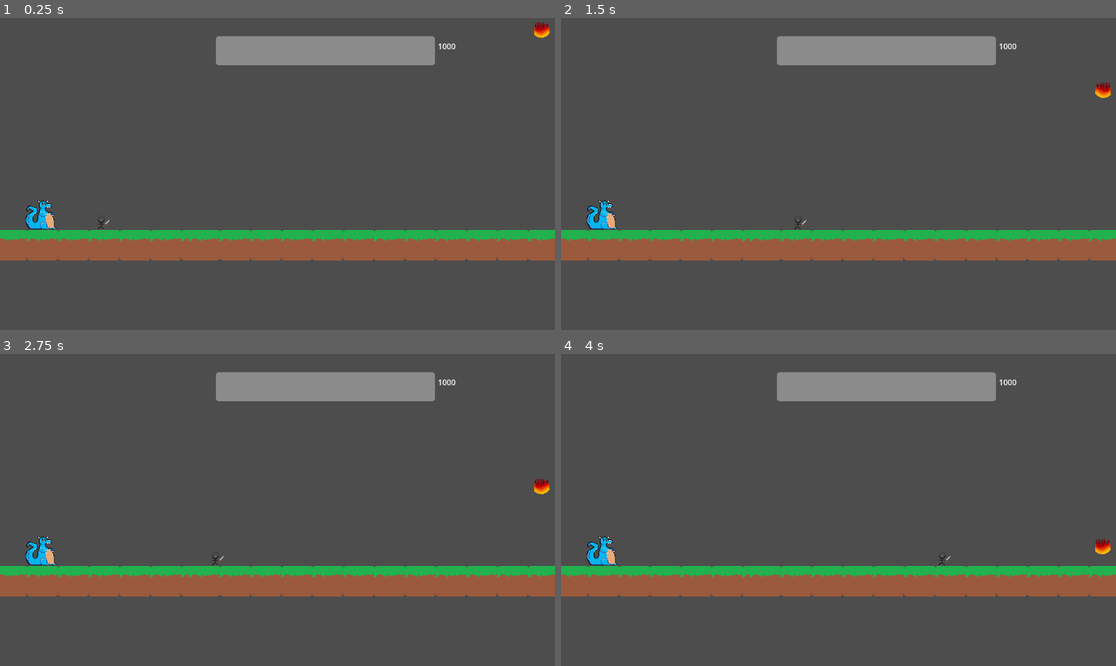
Above: before the commit, frames 1-4 (two rows, left to right).
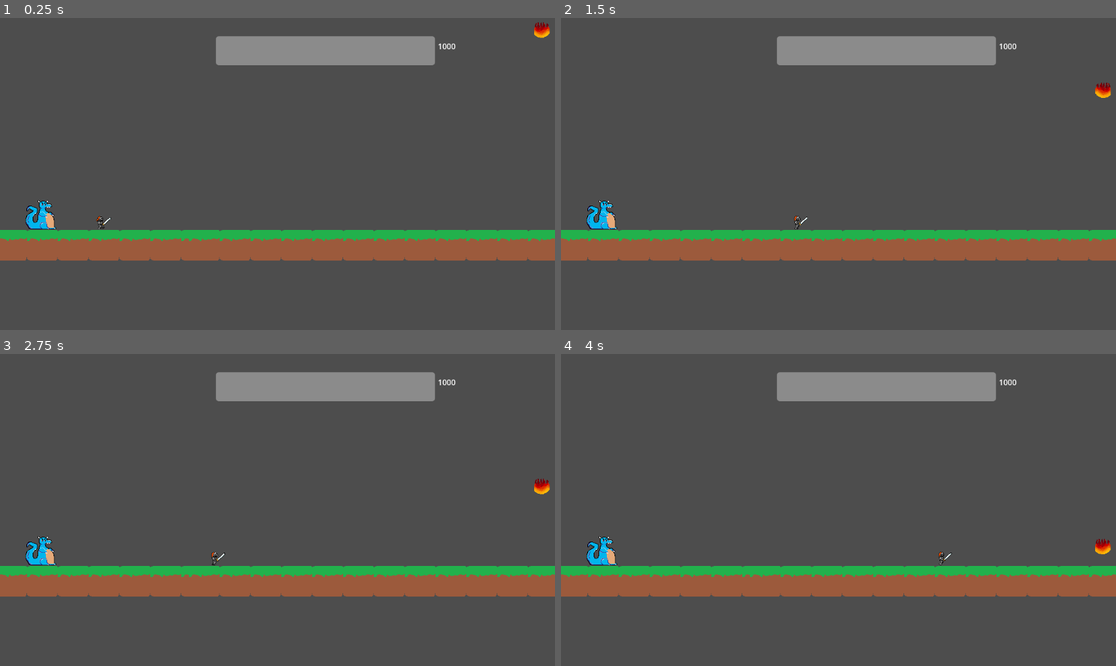
Above: after the commit, the same moments.

Repository: pbagnoud/trijam311
Game: Godot game, scene res://scene/main.tscn
The game is run twice, just before and just after one commit, with the same random seed, the same clock (stepped at 60 frames per second) and the same inputs. This scene is started directly instead of the project's main scene.
Inputs:
- Up to frame 1 (0.25 s): no input
- Up to frame 2 (1.5 s): tap Enter (ui_accept) at 0.5, 0.77 s; hold Right (ui_right) from 0.53 s (still down)
- Up to frame 3 (2.75 s): tap Enter (ui_accept) at 1.52 s; release Right (ui_right) at 2.03 s; hold Left (ui_left) from 2.03 s (still down)
- Up to frame 4 (4 s): release Left (ui_left) at 2.78 s; hold Right (ui_right) from 2.78 s (still down); tap Enter (ui_accept) at 3.02, 3.77 s

The runs differ from the first frame. In frame 1, less than 0.1% of the frame differs, in the area x 17-99%, y 2-68%; in frame 2, less than 0.1%; in frame 3, less than 0.1%, in the area x 38-99%, y 41-68%; in frame 4, less than 0.1%.

Commit message:
Character walk

Diff:
--- a/trijam311/project.godot
+++ b/trijam311/project.godot
@@ -32,3 +32,7 @@
 "events": [Object(InputEventKey,"resource_local_to_scene":false,"resource_name":"","device":-1,"window_id":0,"alt_press …(191 unchanged characters)…
 ]
 }
+
+[rendering]
+
+textures/canvas_textures/default_texture_filter=0
--- a/trijam311/scene/Character.tscn
+++ b/trijam311/scene/Character.tscn
@@ -1,11 +1,28 @@
-[gd_scene load_steps=5 format=3 uid="uid://f4pi2uknlxro"]
+[gd_scene load_steps=10 format=3 uid="uid://f4pi2uknlxro"]
 
 [ext_resource type="Script" path="res://script/character.gd" id="1_cj522"]
 [ext_resource type="Texture2D" uid="uid://dofm4ix8lm75j" path="res://asset/character_placeholder.png" id="1_tgdjw"]
+[ext_resource type="Texture2D" uid="uid://d2gqpj8587jl7" path="res://asset/Walk.png" id="3_jrrcy"]
 
 [sub_resource type="CapsuleShape2D" id="CapsuleShape2D_dxc4h"]
 radius = 11.0
 height = 32.0
+
+[sub_resource type="AtlasTexture" id="AtlasTexture_oawwv"]
+atlas = ExtResource("3_jrrcy")
+region = Rect2(0, 0, 32, 32)
+
+[sub_resource type="AtlasTexture" id="AtlasTexture_ajebj"]
+atlas = ExtResource("3_jrrcy")
+region = Rect2(32, 0, 32, 32)
+
+[sub_resource type="AtlasTexture" id="AtlasTexture_ep4oy"]
+atlas = ExtResource("3_jrrcy")
+region = Rect2(0, 32, 32, 32)
+
+[sub_resource type="AtlasTexture" id="AtlasTexture_8fqvw"]
+atlas = ExtResource("3_jrrcy")
+region = Rect2(32, 32, 32, 32)
 
 [sub_resource type="SpriteFrames" id="SpriteFrames_gw5b2"]
 animations = [{
@@ -15,6 +32,23 @@
 }],
 "loop": true,
 "name": &"Move",
+"speed": 5.0
+}, {
+"frames": [{
+"duration": 1.0,
+"texture": SubResource("AtlasTexture_oawwv")
+}, {
+"duration": 1.0,
+"texture": SubResource("AtlasTexture_ajebj")
+}, {
+"duration": 1.0,
+"texture": SubResource("AtlasTexture_ep4oy")
+}, {
+"duration": 1.0,
+"texture": SubResource("AtlasTexture_8fqvw")
+}],
+"loop": true,
+"name": &"Walk",
 "speed": 5.0
 }]
 
@@ -26,7 +60,10 @@
 shape = SubResource("CapsuleShape2D_dxc4h")
 
 [node name="AnimatedSprite2D" type="AnimatedSprite2D" parent="."]
-position = Vector2(1.5, -0.5)
+position = Vector2(6, -1)
 scale = Vector2(0.96875, 0.90625)
 sprite_frames = SubResource("SpriteFrames_gw5b2")
-animation = &"Move"
+animation = &"Walk"
+autoplay = "Walk"
+frame = 2
+frame_progress = 0.565264
--- a/trijam311/scene/main.tscn
+++ b/trijam311/scene/main.tscn
@@ -2,13 +2,11 @@
 
 [ext_resource type="Script" path="res://script/main.gd" id="1_seciw"]
 [ext_resource type="Texture2D" uid="uid://bv8so10pn41s2" path="res://asset/floor_placeholder.png" id="2_lefjs"]
-[ext_resource type="PackedScene" uid="uid://f4pi2uknlxro" path="res://scene/Character.tscn" id="3_qysgs"]
-[ext_resource type="PackedScene" uid="uid://c74xxvv5fksis" path="res://scene/boss.tscn" id="4_dfo6j"]
+[ext_resource type="PackedScene" path="res://scene/Character.tscn" id="3_qysgs"]
+[ext_resource type="PackedScene" path="res://scene/boss.tscn" id="4_dfo6j"]
 [ext_resource type="PackedScene" path="res://scene/fireball.tscn" id="5_4bfyv"]
 [ext_resource type="Texture2D" uid="uid://c7xfb6l25y2n3" path="res://asset/background.png" id="6_4vopv"]
-
-[ext_resource type="PackedScene" uid="uid://yn5ufdfx561d" path="res://scene/Boss_healthbar.tscn" id="7_r1egk"]
-
+[ext_resource type="PackedScene" path="res://scene/Boss_healthbar.tscn" id="7_r1egk"]
 
 [sub_resource type="TileSetAtlasSource" id="TileSetAtlasSource_f0eti"]
 texture = ExtResource("2_lefjs")
Binary file added: trijam311/asset/Walk.png
Not shown, added: trijam311/asset/Walk.png.import
